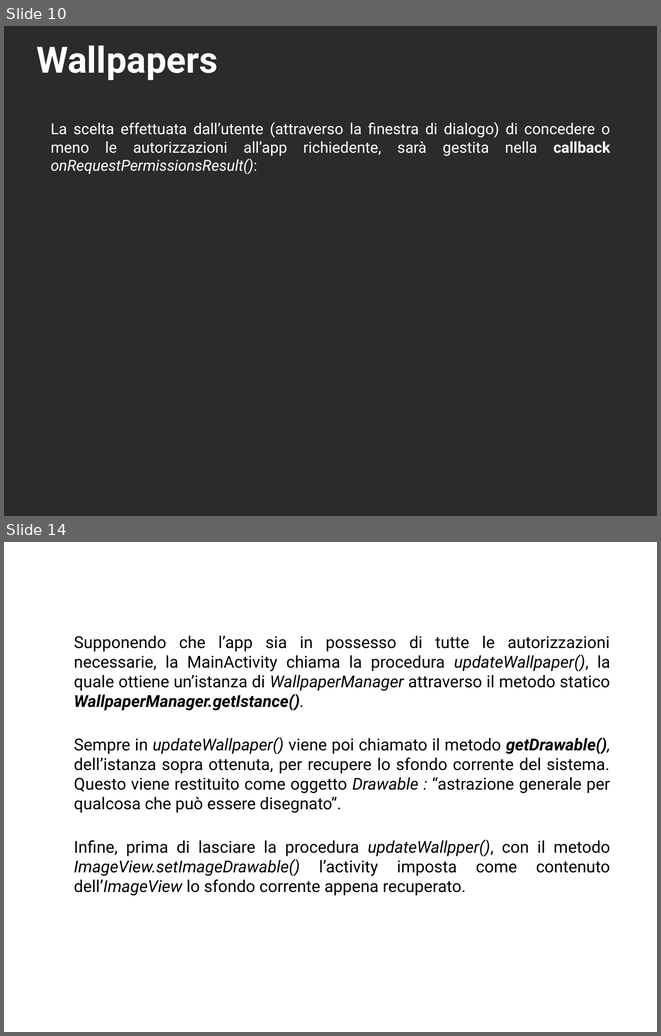
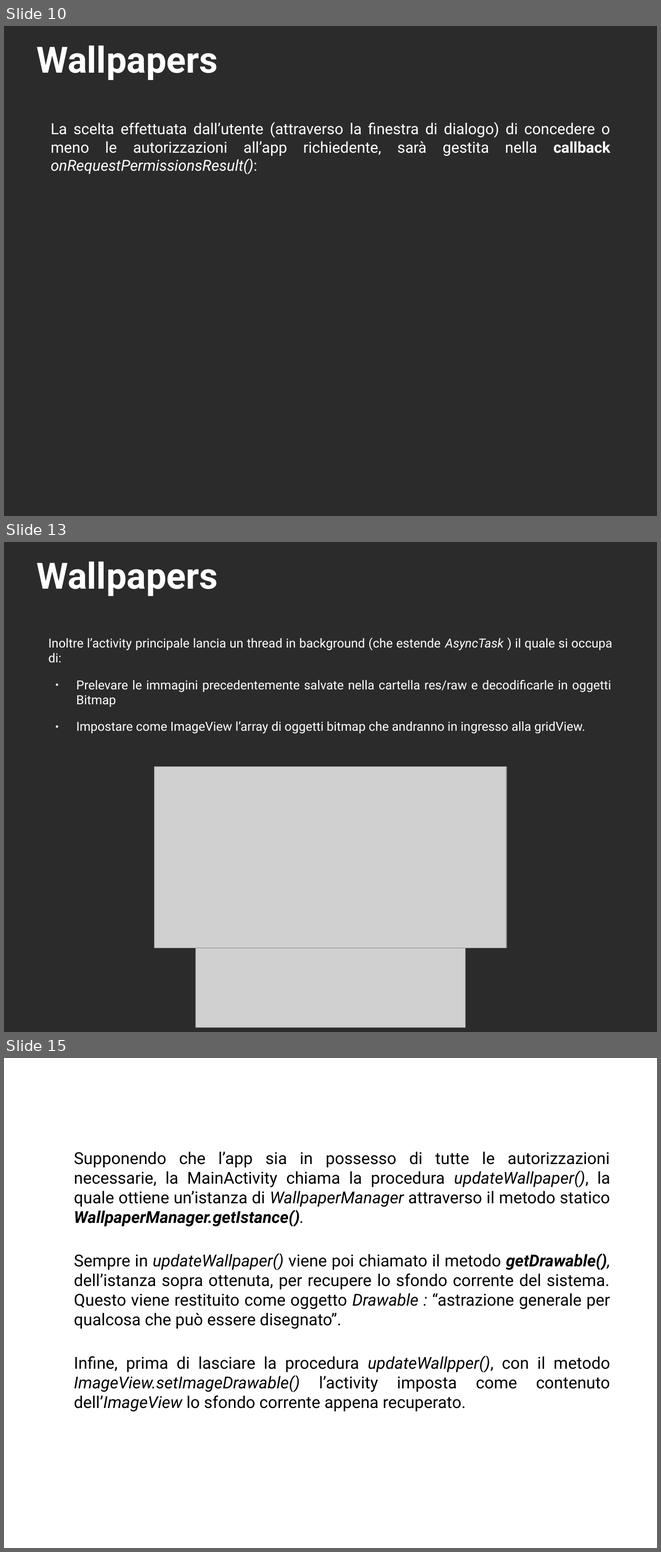
Before and after one commit to 0088024/Wallpaper_v4, a slide deck: ESONERO_WALLPAPERS_FPR-IOL2018(3).odp. Shown one above the other, each under a label of ours: slides 10 and 14 before the commit, slides 10, 13 and 15 after it; the slides between them are not shown. The pictures are 661x1036 and 661x1552 pixels, drawn with LibreOffice and Linux fonts; fonts in the diff are those of the drawing; grey boxes stand for pictures; background and template pictures are left out; a plain dark background stands for a picture behind light text. Boxes give left, top, right and bottom in pixels: in the first picture for what was removed or moved away, otherwise in the second. Text is boxed around its words. In the diff, an @@ line names an element or a change of style, - is before the commit and + after.

```diff
--- a/ESONERO_WALLPAPERS_FPR-IOL2018(3).odp
+++ b/ESONERO_WALLPAPERS_FPR-IOL2018(3).odp
@@ slide 13 added at [4, 542, 657, 1032], background picture (left out) @@
@@ title added at [37, 561, 218, 596], 44 pt, text #FFFFFF, bold @@
+Wallpapers
@@ text added at [49, 637, 612, 733], 15.2 pt, text #FFFFFF @@
+Inoltre l’activity principale lancia un thread in background (che estende AsyncTask ) il quale si occupa di:
+● Prelevare le immagini precedentemente salvate nella cartella res/raw e decodificarle in oggetti Bitmap
+● Impostare come ImageView l’array di oggetti bitmap che andranno in ingresso alla gridView.
@@ picture added at [155, 767, 506, 948] @@
@@ picture added at [195, 948, 466, 1027] @@
@@ what was slide 14 is now slide 15 @@
```
Also in this commit, not shown: 5 slides changed, 2 slides removed.
